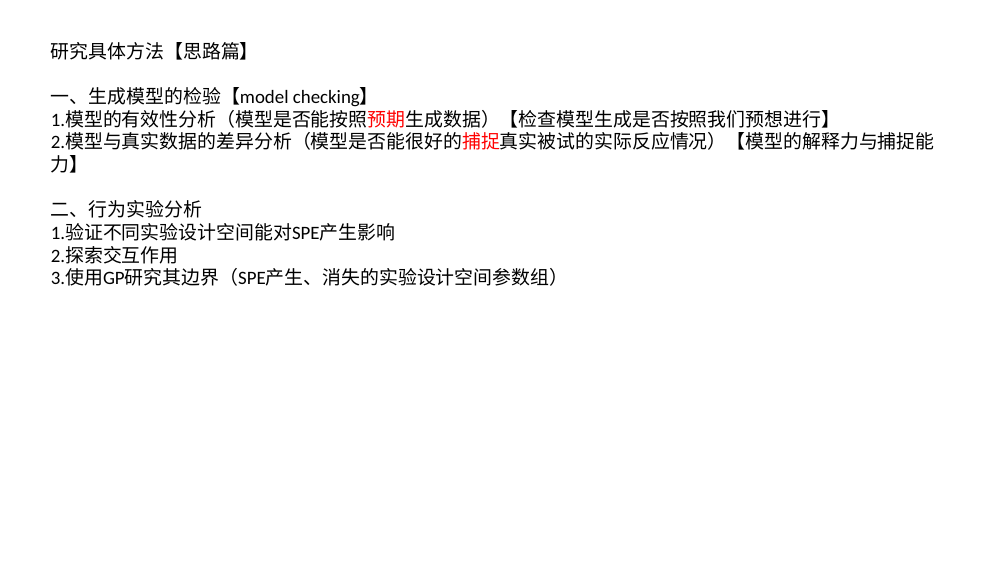
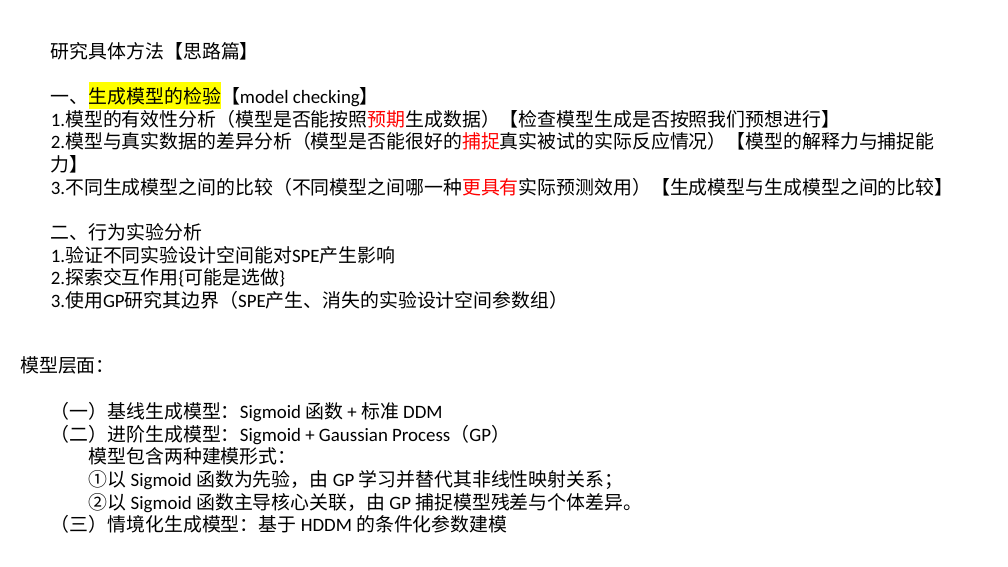
Before and after one commit to Fanzhaoli/Guassion_Process-and-Experiment_Design, a slide deck: slide 1 of 4_Reports/Study_Method.pptx. Drawn at 1008x567 pixels with LibreOffice and Linux fonts; fonts in the diff are those of the drawing. Boxes give left, top, right and bottom in pixels: in the first picture for what was removed or moved away, otherwise in the second. Text is boxed around its words. In the diff, an @@ line names an element or a change of style, - is before the commit and + after.

```diff
--- a/4_Reports/Study_Method.pptx
+++ b/4_Reports/Study_Method.pptx
@@ text at [51,84,379,109]: highlight none to #FFFF00 in "一、生成模型的检验【model" @@
@@ text at [51,178,954,196]: paragraph added @@
+3.不同生成模型之间的比较（不同模型之间哪一种更具有实际预测效用）【生成模型与生成模型之间的比较】
@@ text at [51,269,285,287]: text changed @@
-2.探索交互作用
+2.探索交互作用{可能是选做}
@@ text added at [20,356,114,374], 18 pt, text #000000 @@
+模型层面：
@@ text added at [51,402,642,533], 18 pt, text #000000 @@
+（一）基线生成模型：Sigmoid 函数 + 标准 DDM
+（二）进阶生成模型：Sigmoid + Gaussian Process（GP）
+模型包含两种建模形式：
+①以 Sigmoid 函数为先验，由 GP 学习并替代其非线性映射关系；
+②以 Sigmoid 函数主导核心关联，由 GP 捕捉模型残差与个体差异。
+（三）情境化生成模型：基于 HDDM 的条件化参数建模
```
Also in this commit, not shown: 3 other slides changed, 3 slides added, 9 other files.
